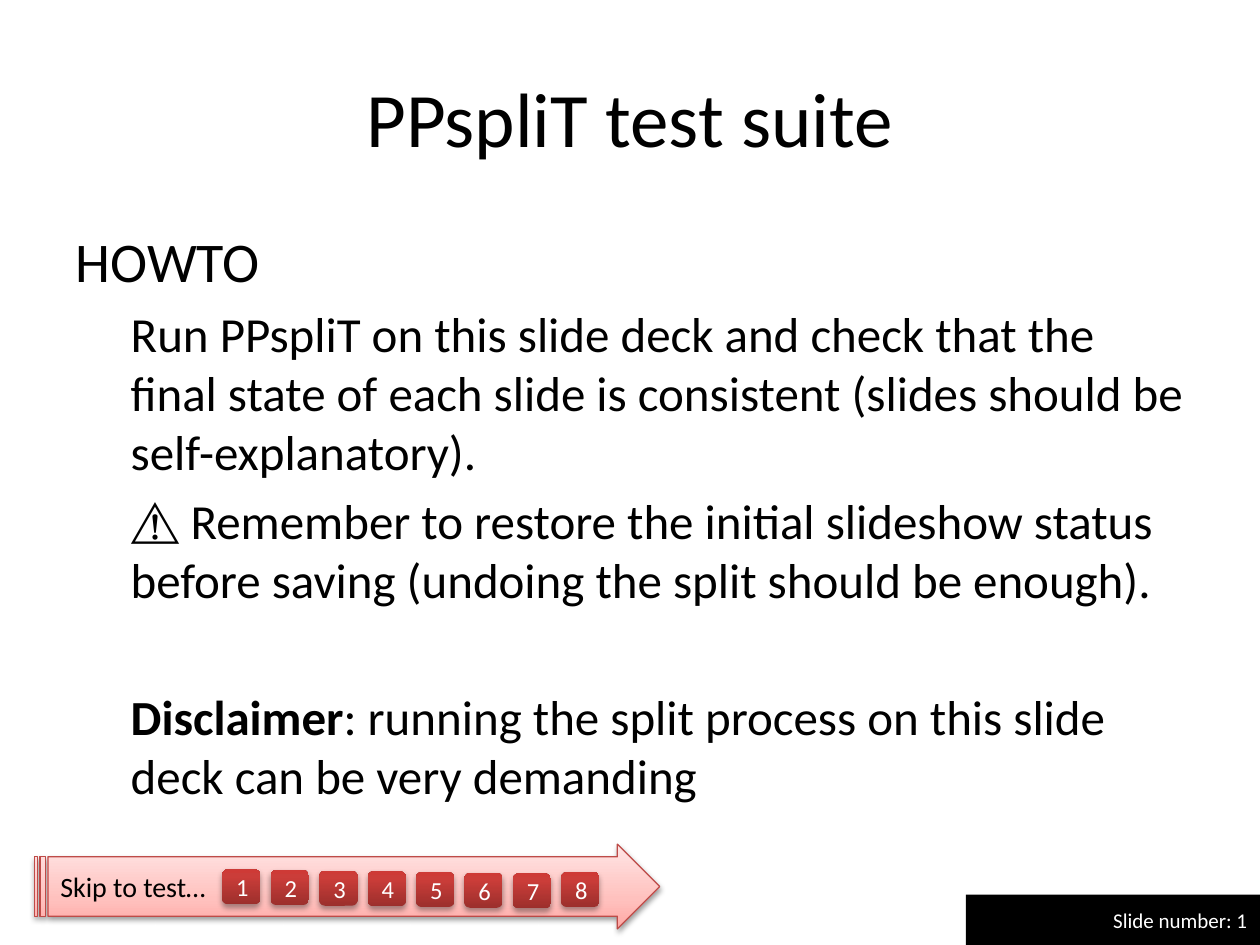
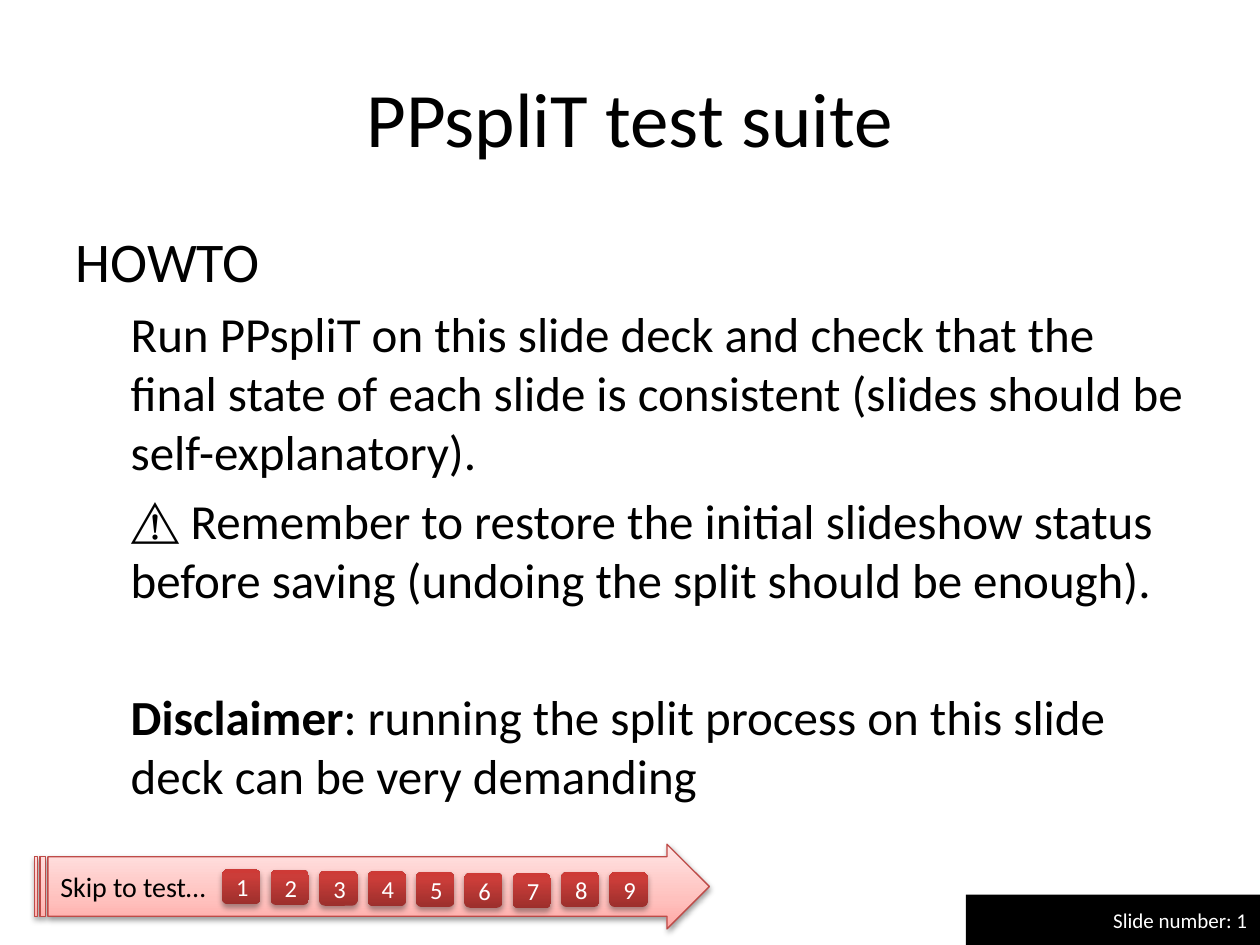
Before and after one commit to maxonthegit/PPspliT, a slide deck: slide 1 of src/PPT12+/PPspliT.pptm. Drawn at 1260x945 pixels with LibreOffice and Linux fonts; fonts in the diff are those of the drawing. Boxes give left, top, right and bottom in pixels: in the first picture for what was removed or moved away, otherwise in the second. Text is boxed around its words. In the diff, an @@ line names an element or a change of style, - is before the commit and + after.

```diff
--- a/src/PPT12+/PPspliT.pptm
+++ b/src/PPT12+/PPspliT.pptm
@@ striped right arrow "Skip to test…": place and size @@
-striped right arrow "Skip to test…" at bbox=[35, 844, 660, 929]
+striped right arrow "Skip to test…" at bbox=[35, 844, 709, 929]
@@ rounded rectangle added at bbox=[610, 872, 648, 907], fill gradient #9C2F2D to #CB3E3A to #CE3B37, 14 pt, text #FFFFFF @@
+9
```
Also in this commit, not shown: 11 other slides changed, 2 slides added.
